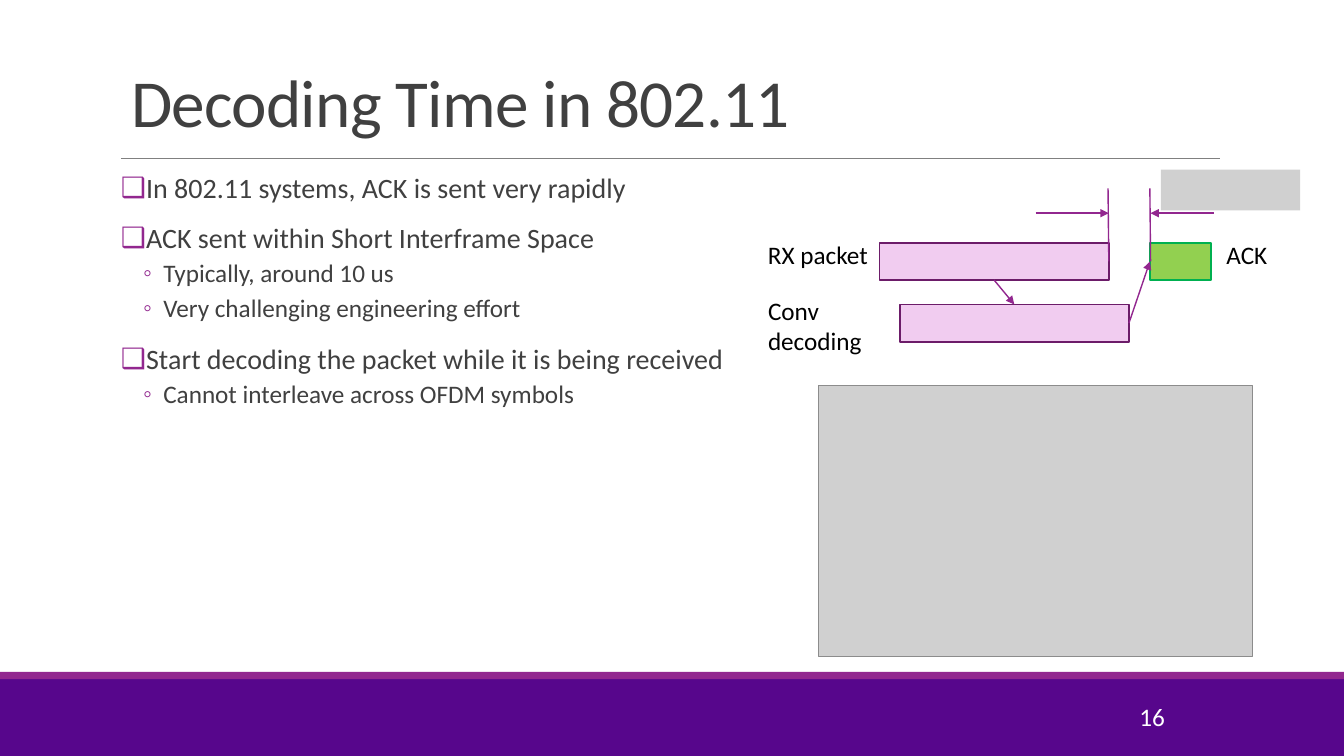
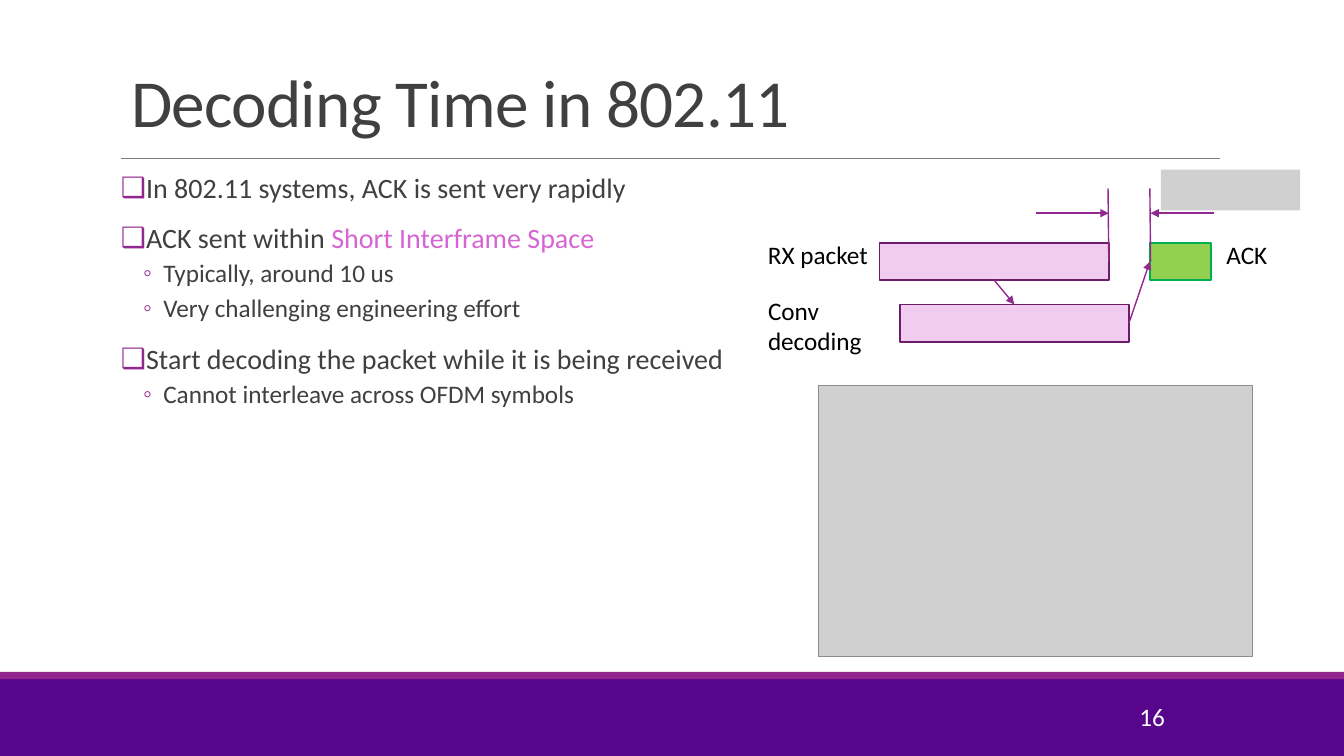
Before and after one commit to sdrangan/wirelesscomm, a slide deck: slide 16 of lectures/Unit05_AMC.pptx. Drawn at 1344x756 pixels with LibreOffice and Linux fonts; fonts in the diff are those of the drawing; grey boxes stand for pictures; background and template pictures are left out. Boxes give left, top, right and bottom in pixels: in the first picture for what was removed or moved away, otherwise in the second. Text is boxed around its words. In the diff, an @@ line names an element or a change of style, - is before the commit and + after.

```diff
--- a/lectures/Unit05_AMC.pptx
+++ b/lectures/Unit05_AMC.pptx
@@ text at bbox=[146, 228, 594, 253]: text colour #404040 to #D665D3 in "Short Interframe Space" @@
```
Also in this commit, not shown: 5 other slides changed, 1 other file.
